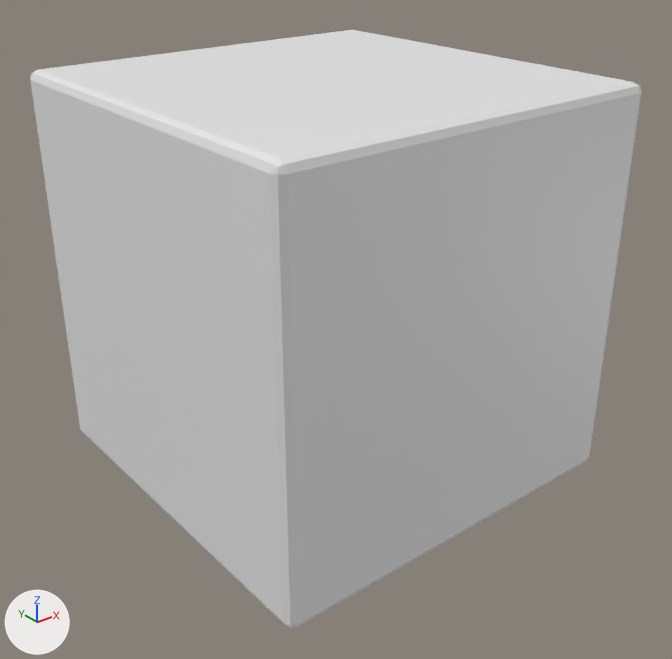
One commit to the Blender file StageMechanic/Assets/Game Elements/Blocks/CathyBlocks/Themes/Stone and Metal/StoneAndMetal.blend: the scene before it, then after it.
Camera for both pictures: a camera (50 mm lens) standing at (-1.337, -1.681, 0.919) and looking at (-0.019, -0.057, -0.113). The lights are fixed; the arrows at lower left show +X, +Y and +Z. Materials are left out; every surface is plain grey.

The scene before the commit, as lines of its bpy script (objects in view):
```python
me_cube_004 = bpy.data.meshes.new('Cube.004')
me_cube_004.from_pydata(...)  # 56 vertices, 54 faces; spans x -1.0..1.0, y -1.0..1.0, z -1.0..1.0
me_cube_004.materials.append(mat_material_001)
ob_cube_012 = bpy.data.objects.new('Cube.012', me_cube_004)
ob_cube_012.location = (0.0, 0.0, 0.0)
ob_cube_012.scale = (0.5, 0.5, 0.5)
```
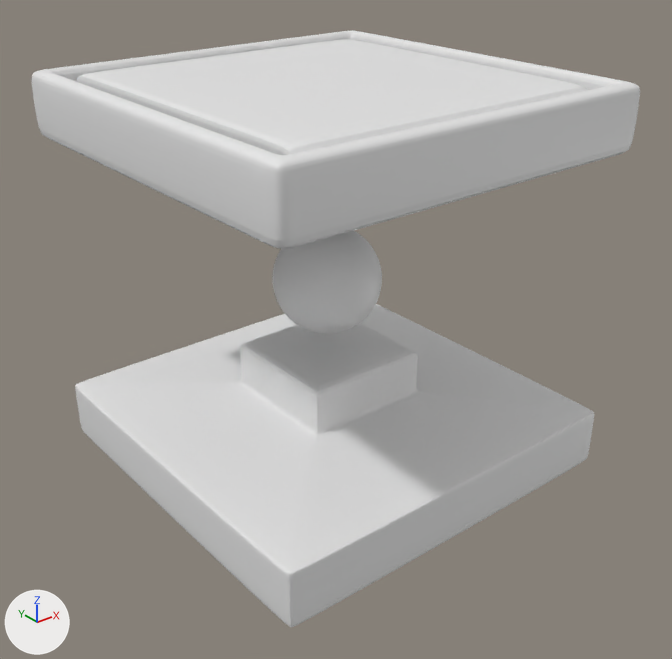
The change, as a diff of the scene's bpy script:
```diff
--- a/StageMechanic/Assets/Game Elements/Blocks/CathyBlocks/Themes/Stone and Metal/StoneAndMetal.blend.py
+++ b/StageMechanic/Assets/Game Elements/Blocks/CathyBlocks/Themes/Stone and Metal/StoneAndMetal.blend.py
@@ me_cube_004 @@
 # used by ob_cube_012; location = (0.0, 0.0, 0.0); scale = (0.5, 0.5, 0.5)
-me_cube_004.from_pydata(...)  # 56 vertices, 54 faces; spans x -1.0..1.0, y -1.0..1.0, z -1.0..1.0
+me_cube_004.from_pydata(...)  # 918 vertices, 934 faces; spans x -1.0..1.0, y -1.0..1.0, z -1.0..1.0
+# me_cube_004 part 1: a new loose piece of 482 vertices spanning x -0.28..0.28, y -0.28..0.27, z -0.28..0.28
+# me_cube_004 part 2: 284 vertices added at x -1.0..1.0, y -1.0..1.0, z 0.37..1.0
+# me_cube_004 part 3: 96 vertices added at x -1.0..1.0, y -1.0..1.0, z -0.71..-0.37
```

Location of each change, [x1, y1, x2, y2] in pixels of the pictures (672 x 659 px):
'Cube.012', reshaped: before [30, 30, 642, 629]; after [32, 31, 640, 627]
part 1 of me_cube_004, added: after [272, 230, 382, 334]
part 2 of me_cube_004, added: after [32, 31, 639, 249]
part 3 of me_cube_004, added: after [75, 304, 594, 618]
